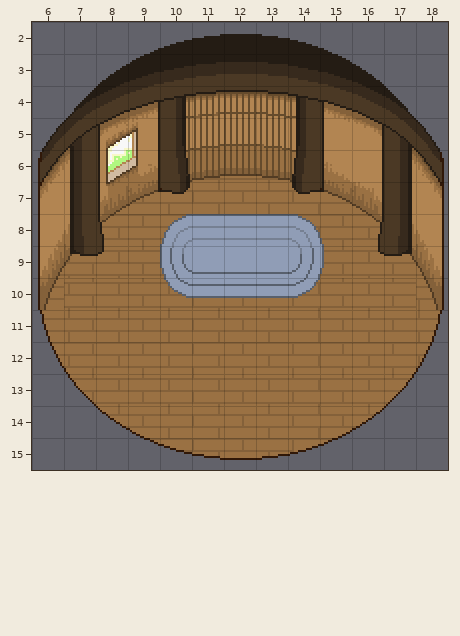
One commit to this Tiled map: maps/tailshut.tmx. Above: the version before the commit.
Cells are 32x32 px. Shown: x 6..18, y 2..15.
The result:
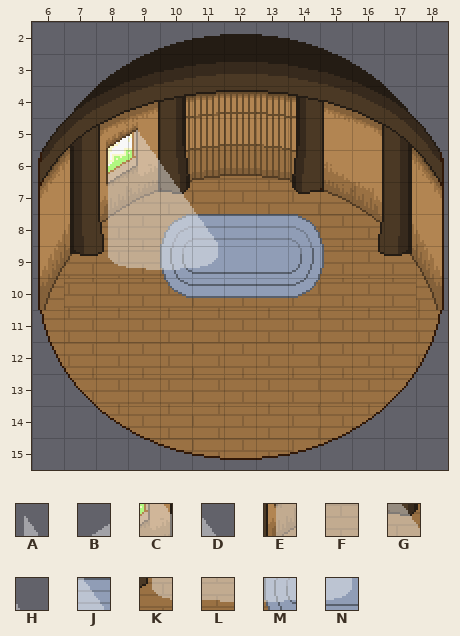
Key: from "knotholehut": A 612, B 640, C 641, D 642, E 669, F 670, G 671, H 672, J 701, K 731, L 732, M 733, N 734.
_ is an empty cell, . an unchanged one.
See-through tiles are keyed as they look on the map.
Change:
--- layer "above2"
@@ x 8..11 @@
- 5 ._..
- 6 ___.
- 7 ____
- 8 ____
- 9 ____
+ 5 .A..
+ 6 BCD.
+ 7 EFGH
+ 8 EFFJ
+ 9 KLMN
Boxes around the changes in both pictures, in picture pixels (x1, y1, x2, y2):
added: (108, 130, 218, 270)
